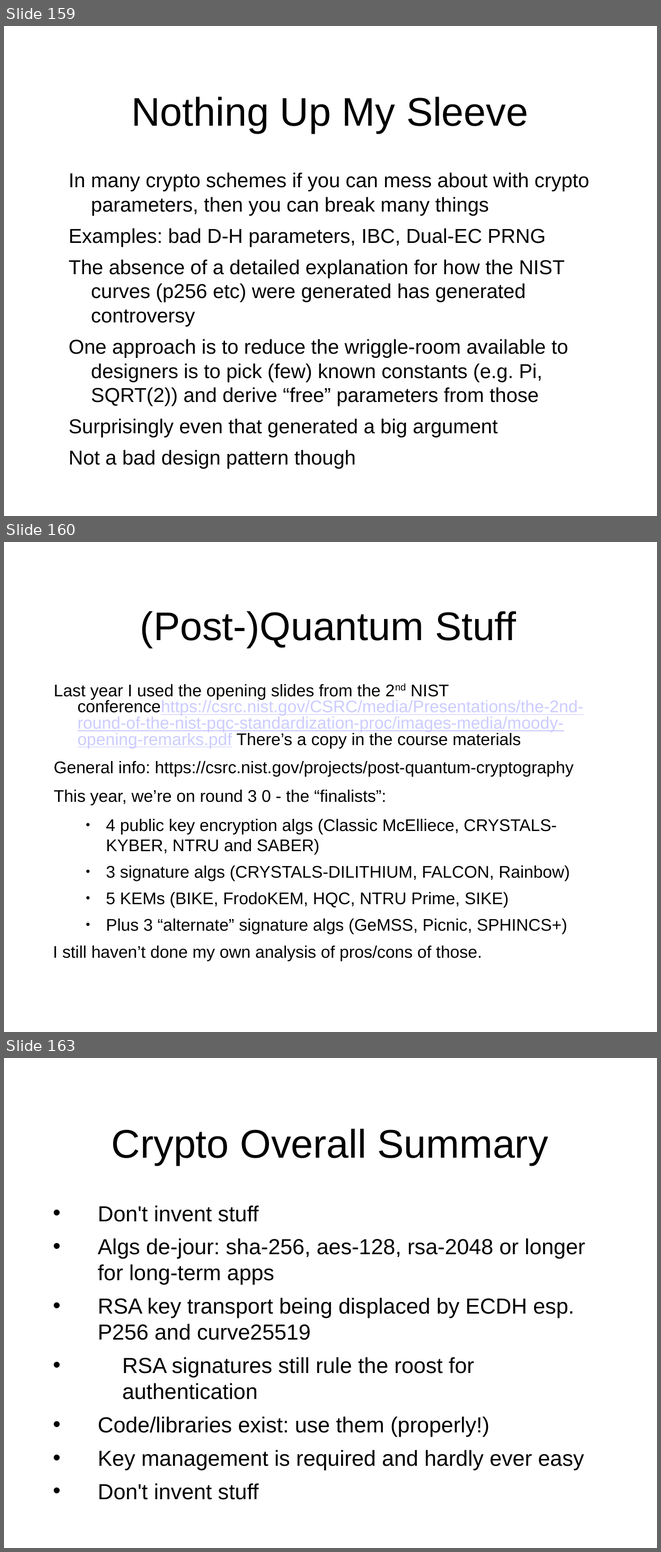
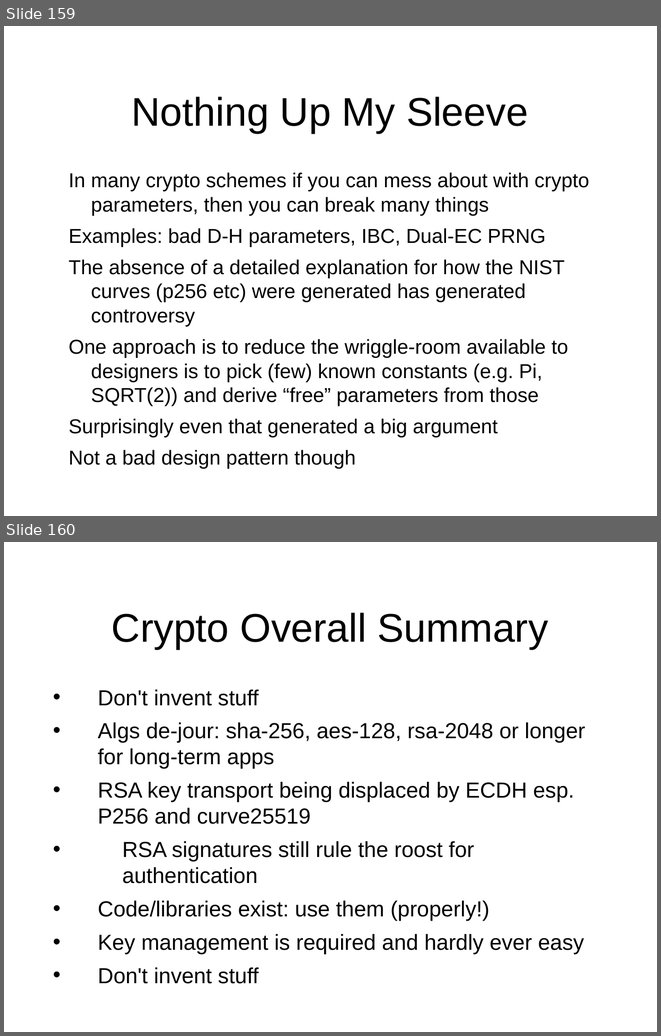
Before and after one commit to sftcd/cs7053, a slide deck: 2022lectures/04-crypto.odp. Shown one above the other, each under a label of ours: slides 159, 160 and 163 before the commit, slides 159 and 160 after it; the slides between them are not shown. The pictures are 661x1552 and 661x1036 pixels, drawn with LibreOffice and Linux fonts; fonts in the diff are those of the drawing. Boxes give left, top, right and bottom in pixels: in the first picture for what was removed or moved away, otherwise in the second. Text is boxed around its words. In the diff, an @@ line names an element or a change of style, - is before the commit and + after.

Commit message:
classic crypto done

```diff
--- a/2022lectures/04-crypto.odp
+++ b/2022lectures/04-crypto.odp
@@ slide 160 removed at [4, 542, 657, 1032], background #FFFFFF @@
@@ title removed at [140, 611, 516, 647] @@
-(Post-)Quantum Stuff
@@ text removed at [53, 684, 584, 961] @@
-Last year I used the opening slides from the 2nd NIST conferencehttps://csrc.nist.gov/CSRC/media/Presentations/the-2nd-round-of-the-nist-pqc-standardization-proc/images-media/moody-opening-remarks.pdf There’s a copy in the course materials
-General info: https://csrc.nist.gov/projects/post-quantum-cryptography
-This year, we’re on round 3 0 - the “finalists”:
-  ● 4 public key encryption algs (Classic McElliece, CRYSTALS-KYBER, NTRU and SABER)
-  ● 3 signature algs (CRYSTALS-DILITHIUM, FALCON, Rainbow)
-  ● 5 KEMs (BIKE, FrodoKEM, HQC, NTRU Prime, SIKE)
-  ● Plus 3 “alternate” signature algs (GeMSS, Picnic, SPHINCS+)
-I still haven’t done my own analysis of pros/cons of those.
@@ what was slide 163 is now slide 160 @@
```
Also in this commit, not shown: 2 other slides removed, 2 other files.
